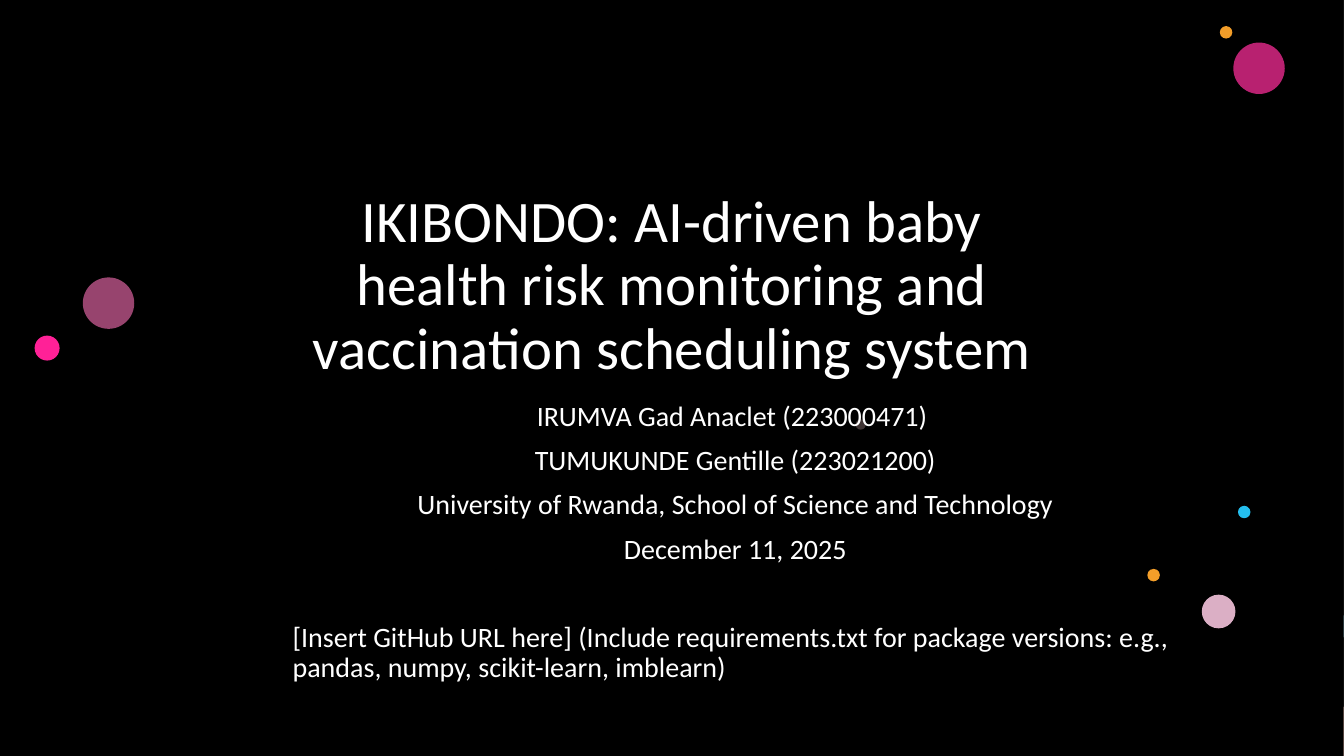
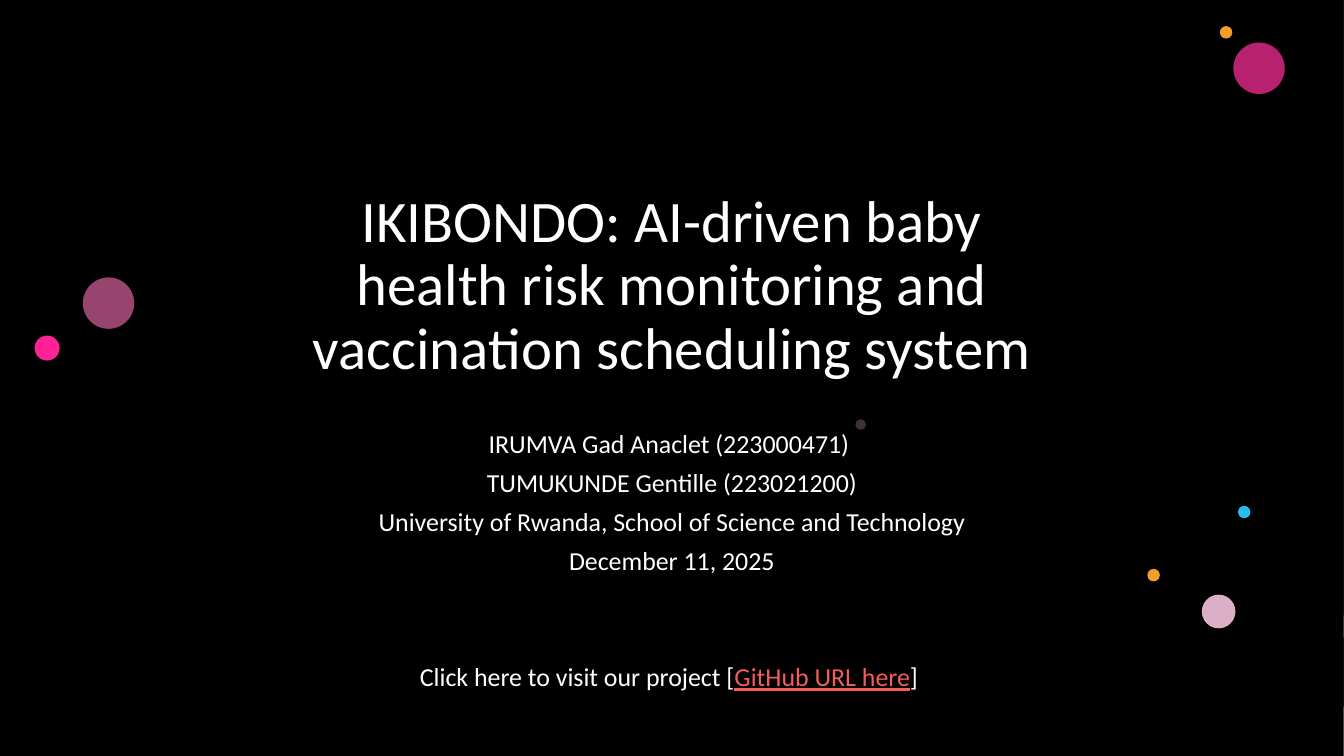
Before and after one commit to irumvag/HealthRiskModel, a slide deck: slide 1 of docs/IKIBONDO.pptx. Drawn at 1344x756 pixels with LibreOffice and Linux fonts; fonts in the diff are those of the drawing; background and template pictures are left out; a plain dark background stands for a picture behind light text. Boxes give left, top, right and bottom in pixels: in the first picture for what was removed or moved away, otherwise in the second. Text is boxed around its words. In the diff, an @@ line names an element or a change of style, - is before the commit and + after.

```diff
--- a/docs/IKIBONDO.pptx
+++ b/docs/IKIBONDO.pptx
@@ subtitle "IRUMVA Gad Anaclet (223000471)": place and size @@
-subtitle "IRUMVA Gad Anaclet (223000471)" at [293, 405, 1168, 682]
+subtitle "IRUMVA Gad Anaclet (223000471)" at [379, 434, 964, 691]
@@ subtitle at [379, 434, 964, 573]: size 20 to 18.5 pt in "IRUMVA Gad Anaclet (223000471)", "TUMUKUNDE Gentille (223021200)", "University of Rwanda, School of Science and ...", "December 11, 2025"; line spacing 0.9 to 0.8 @@
@@ subtitle at [420, 667, 918, 691]: text changed; size 20 to 18.5 pt @@
-[Insert GitHub URL here] (Include requirements.txt for package versions: e.g., pandas, numpy, scikit-learn, imblearn)
+Click here to visit our project [GitHub URL here]
```
Also in this commit, not shown: 8 other slides changed, 2 slides added, 19 other files.
